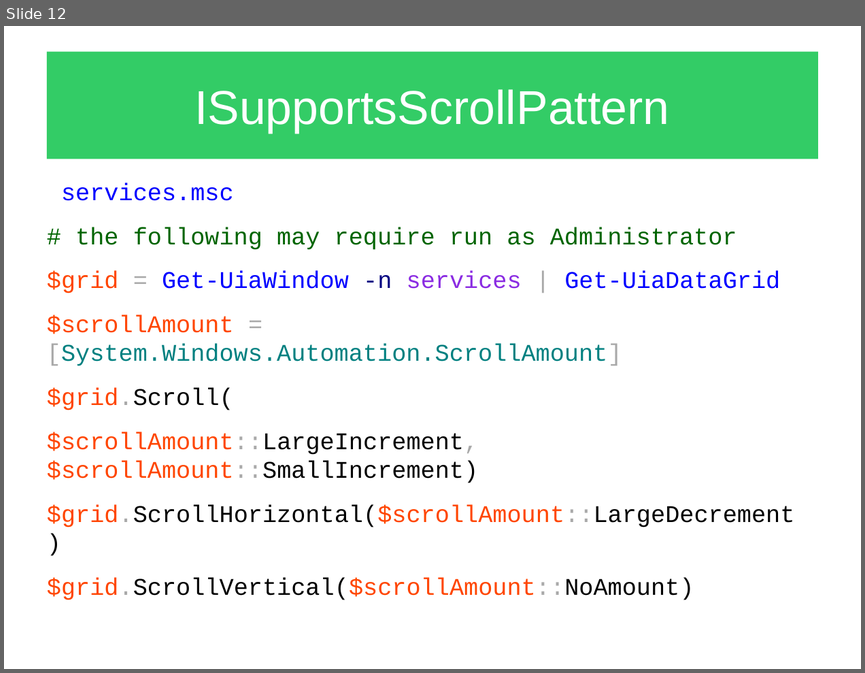
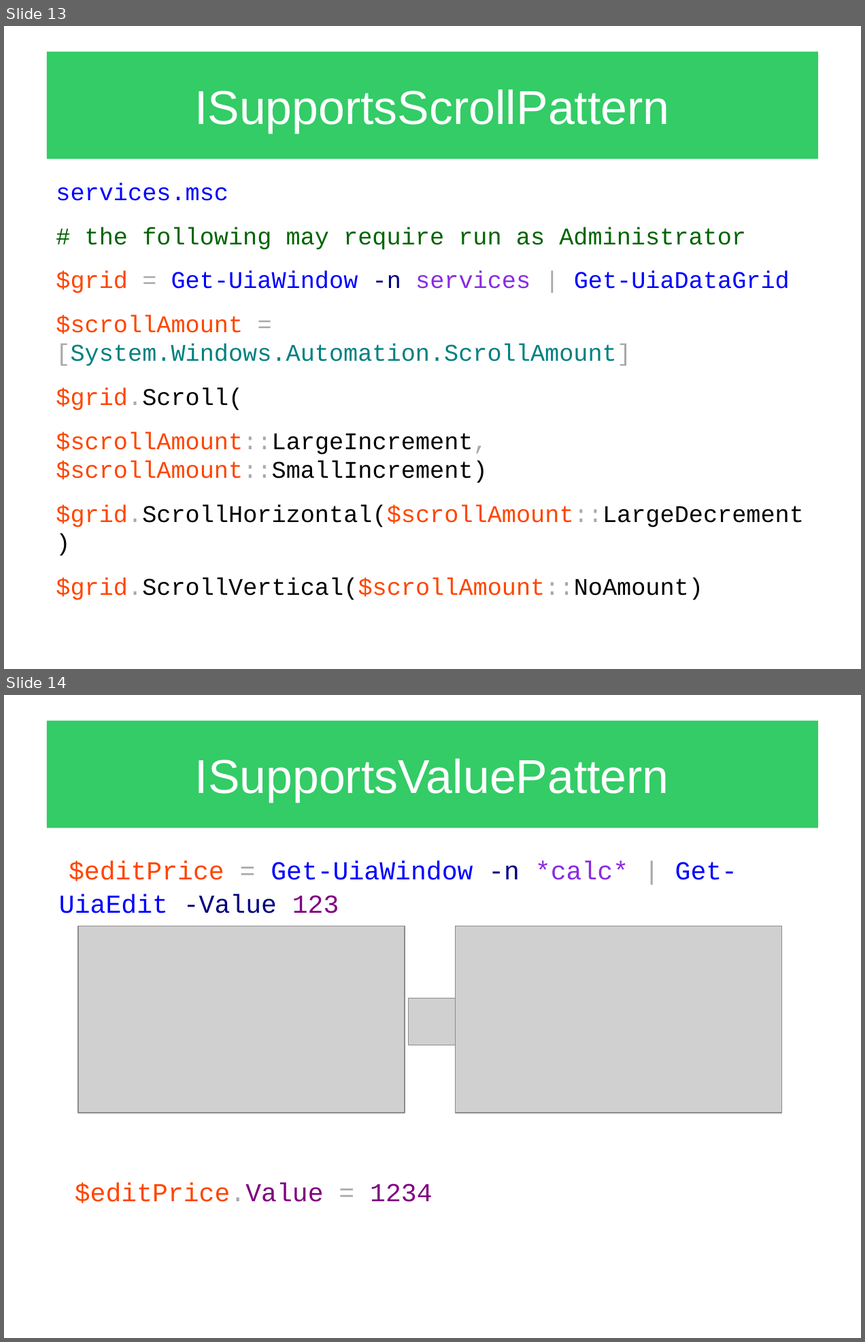
Before and after one commit to apetrovskiy/STUPS, a slide deck: samples/UIAutomation/Presentations/UIAutomation_elements_object_model_part_01.odp. Shown one above the other, each under a label of ours: slide 12 before the commit, slides 13 and 14 after it. The pictures are 865x673 and 865x1342 pixels, drawn with LibreOffice and Linux fonts; fonts in the diff are those of the drawing; grey boxes stand for pictures. Boxes give left, top, right and bottom in pixels: in the first picture for what was removed or moved away, otherwise in the second. Text is boxed around its words. In the diff, an @@ line names an element or a change of style, - is before the commit and + after.

```diff
--- a/samples/UIAutomation/Presentations/UIAutomation_elements_object_model_part_01.odp
+++ b/samples/UIAutomation/Presentations/UIAutomation_elements_object_model_part_01.odp
@@ slide 14 added at [4,695,861,1338], background #FFFFFF @@
@@ title added at [47,721,818,828], fill #33CC66, 44 pt, text #FFFFFF @@
+ISupportsValuePattern
@@ text added at [59,861,737,1203], 24 pt, text #0000FF @@
+$editPrice = Get-UiaWindow -n *calc* | Get-UiaEdit -Value 123
+$editPrice.Value = 1234
@@ picture added at [78,926,405,1113] @@
@@ picture added at [456,926,783,1113] @@
@@ picture added at [409,998,456,1045] @@
@@ what was slide 12 is now slide 13 @@
@@ slide 13 changed as well @@
@@ text "services.msc": place and size @@
-text "services.msc" at [47,183,795,600]
+text "services.msc" at [56,183,804,600]
```
Also in this commit, not shown: 11 other slides changed, 5 other slides added, 4 slides removed, 1 other file.
